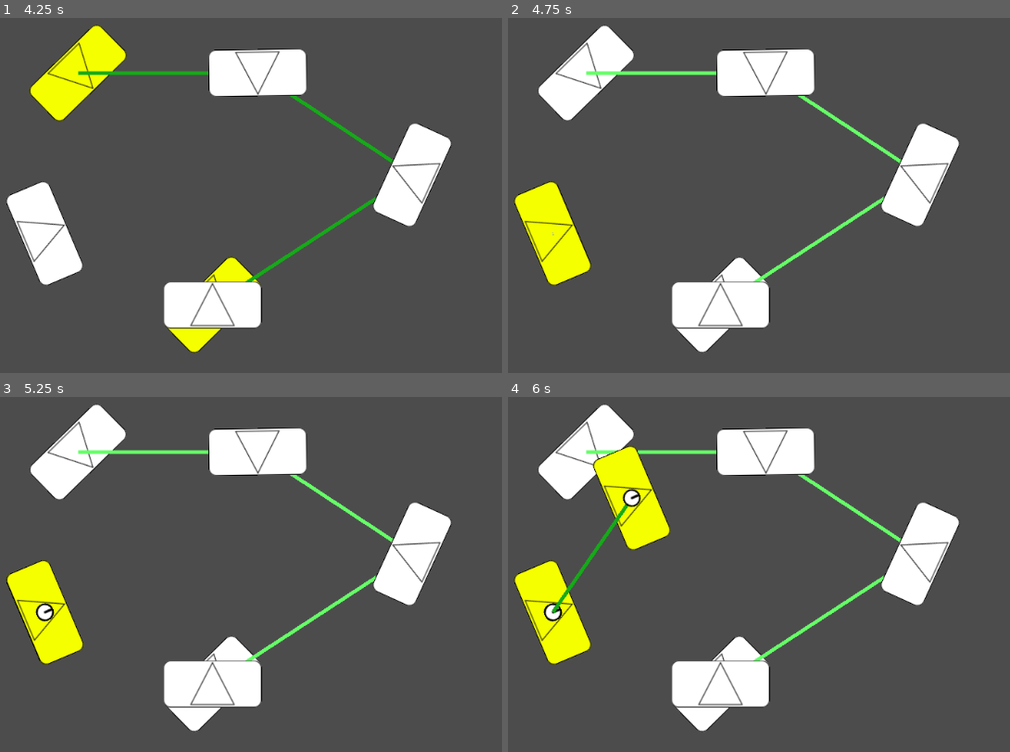
Above: before the commit, frames 1-4 (two rows, left to right).
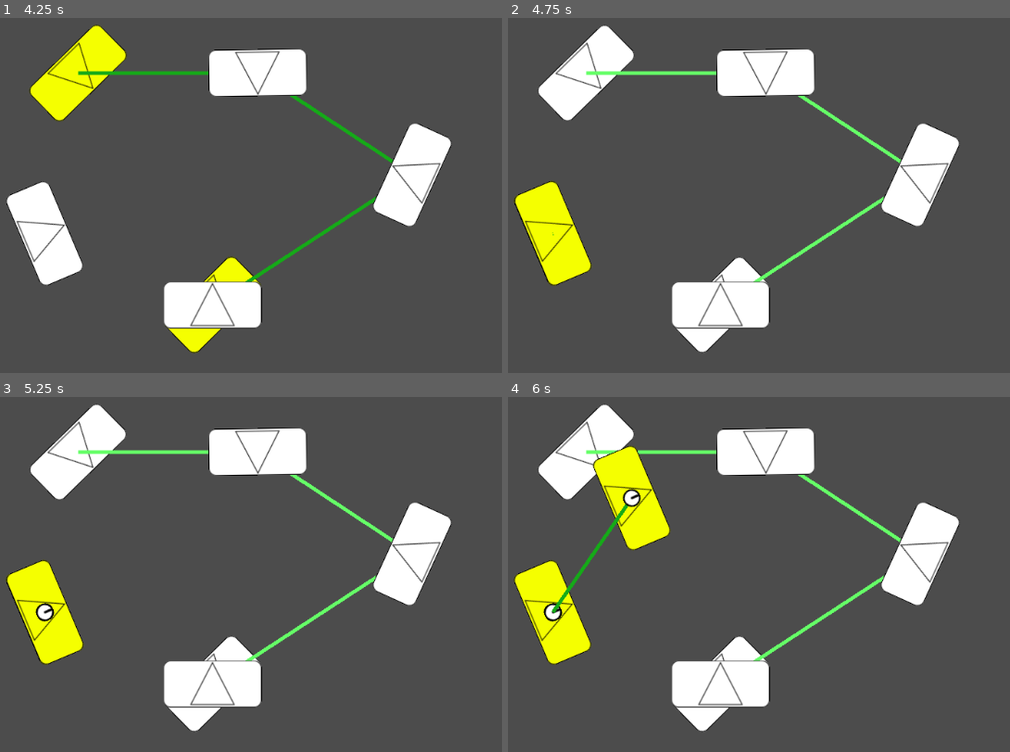
Above: after the commit, the same moments.

Repository: StStep/tatzelwurm-client
Game: Godot game, scene res://World.tscn
The game is run twice, just before and just after one commit, with the same random seed, the same clock (stepped at 60 frames per second) and the same inputs.
Inputs (mouse positions are in pixels of both pictures, inside the frame that each line leads up to):
- Up to frame 1 (4.25 s): tap Enter (ui_accept) at 0.5, 1.35, 1.52, 1.82, 2, 2.85, 3.02, 3.32, 3.5 s; move the mouse to (80, 74) at 0.52 s; hold Enter (ui_accept) 0.53-1.28 s; click (80, 74) at 0.67 s; move the mouse to (256, 71) at 1.27 s; click (256, 71) at 1.42 s; hold Enter (ui_accept) 2.03-2.78 s; click (256, 71) at 2.17 s; move the mouse to (411, 174) at 2.77 s; click (411, 174) at 2.92 s; move the mouse to (210, 305) at 3.52 s; hold Enter (ui_accept) from 3.53 s (still down); click (210, 305) at 3.67 s; tap Escape (ui_cancel) at 4.15 s
- Up to frame 2 (4.75 s): move the mouse to (553, 234) at 4.27 s; release Enter (ui_accept) at 4.28 s; tap Enter (ui_accept) at 4.35, 4.52 s; click (553, 234) at 4.42 s
- Up to frame 3 (5.25 s): tap Enter (ui_accept) at 4.82 s; move the mouse to (45, 613) at 5.02 s; hold Enter (ui_accept) from 5.03 s (still down); click (45, 613) at 5.17 s
- Up to frame 4 (6 s): move the mouse to (633, 496) at 5.77 s; release Enter (ui_accept) at 5.78 s; tap Enter (ui_accept) at 5.85 s; click (633, 496) at 5.92 s

Frame 1 is identical in both runs. In frame 2, 0.2% of the frame differs, in the area x 1-17%, y 45-76%; in frame 3, less than 0.1%; in frame 4, less than 0.1%.

Commit message:
Fixed selecting another unit when one is already selected

Diff:
--- a/Unit/Unit.gd
+++ b/Unit/Unit.gd
@@ -66,7 +66,7 @@
 			ret = true
 			if isHighlighted and ev.is_action_pressed("ui_accept"):
 				ChangeState(STATE.Add_mv_Cont)
-			elif ev.is_action_pressed("ui_accept") or ev.is_action_pressed("ui_cancel"):
+			elif (gm.highUnits.empty() and ev.is_action_pressed("ui_accept")) or ev.is_action_pressed("ui_cancel"):
 				gm.ReqDeselection()
 			else:
 				ret = false
